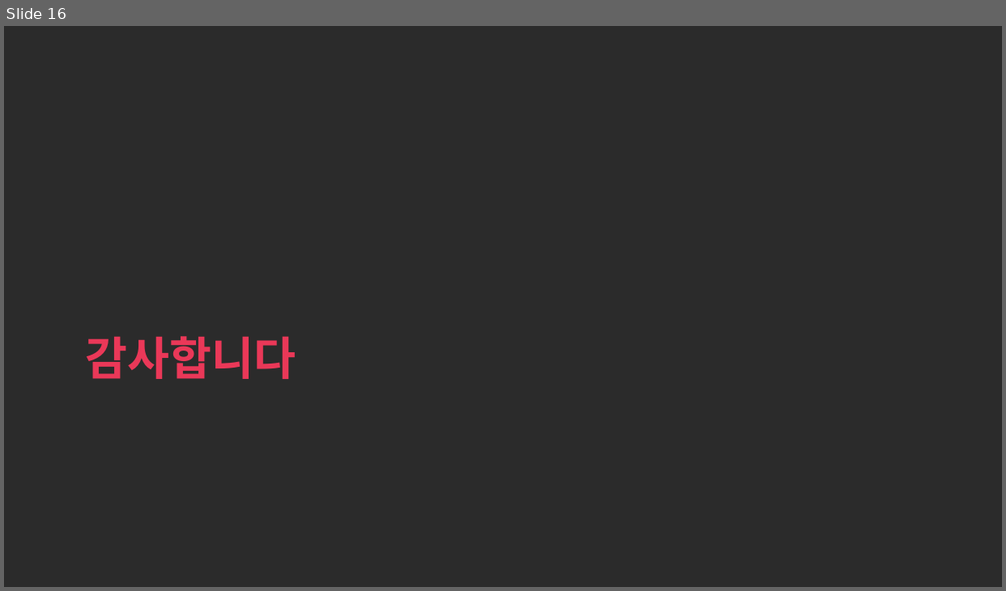
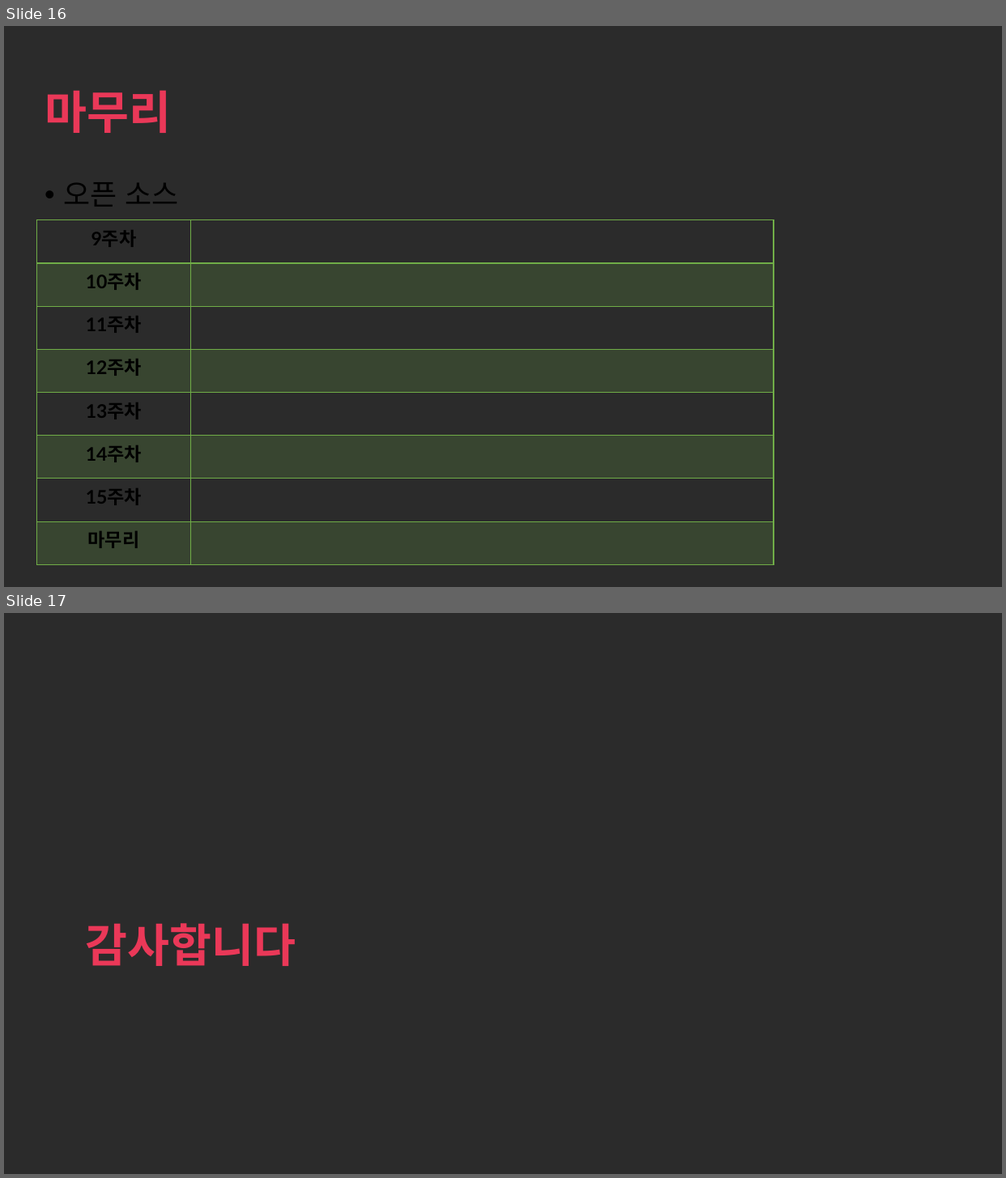
Before and after one commit to seokhee123/DBLAB, a slide deck: 게임 프로그래밍.pptx. Shown one above the other, each under a label of ours: slide 16 before the commit, slides 16 and 17 after it. The pictures are 1006x591 and 1006x1178 pixels, drawn with LibreOffice and Linux fonts; fonts in the diff are those of the drawing; background and template pictures are left out; a plain dark background stands for a picture behind light text. Boxes give left, top, right and bottom in pixels: in the first picture for what was removed or moved away, otherwise in the second. Text is boxed around its words. In the diff, an @@ line names an element or a change of style, - is before the commit and + after.

```diff
--- a/게임 프로그래밍.pptx
+++ b/게임 프로그래밍.pptx
@@ slide 16 added at (4, 26, 1002, 587), background picture (left out) @@
@@ title added at (44, 90, 171, 133), 44 pt, text #EA3858, bold @@
+마무리
@@ text added at (63, 182, 178, 207), 28 pt, text #000000 @@
+• 오픈 소스
@@ table added at (37, 220, 774, 565), 8 rows, 2 columns @@
+9주차 | 
+10주차 | 
+11주차 | 
+12주차 | 
+13주차 | 
+14주차 | 
+15주차 | 
+마무리 | 
@@ what was slide 16 is now slide 17 @@
```
Also in this commit, not shown: 1 slide changed.
